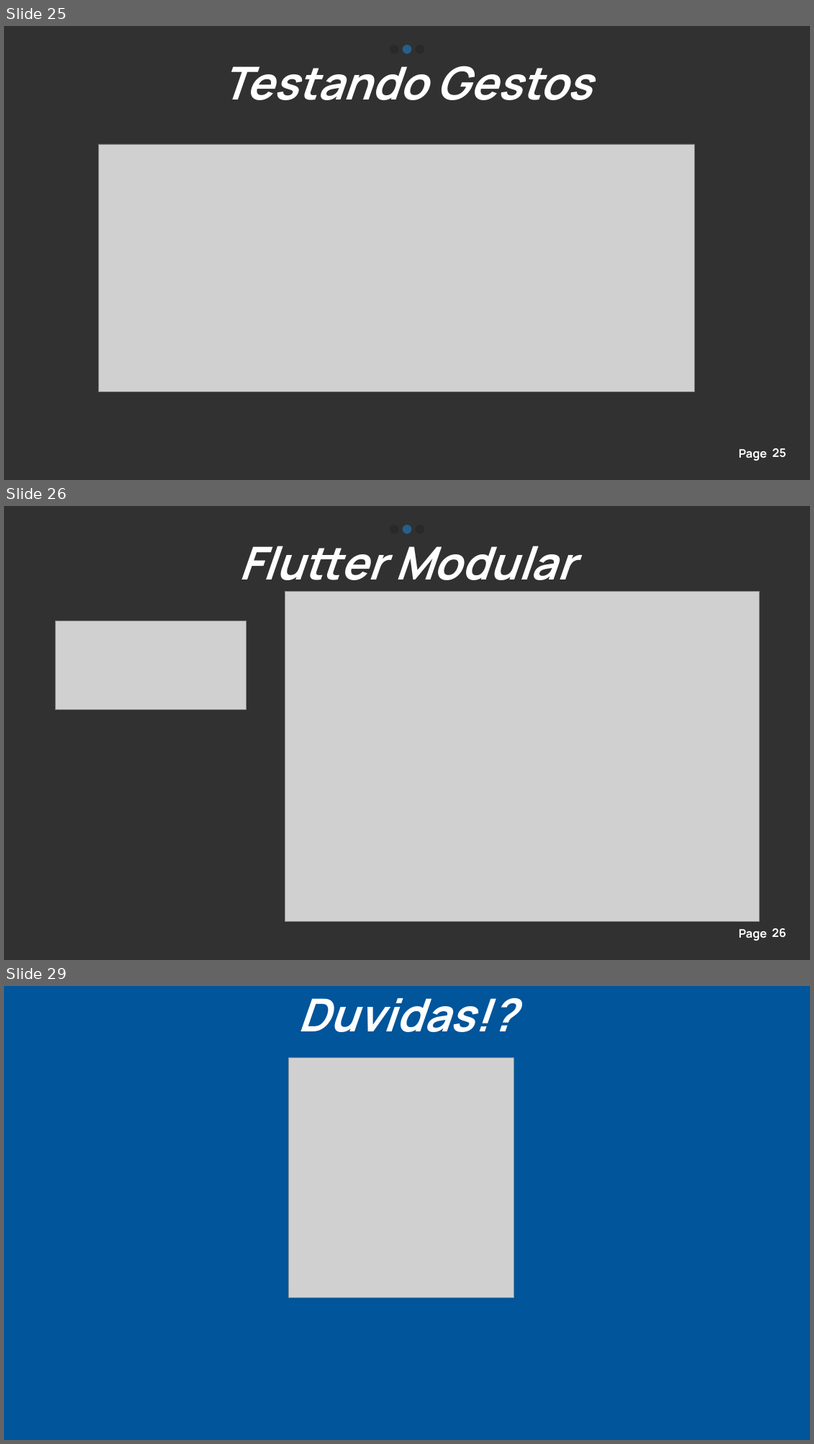
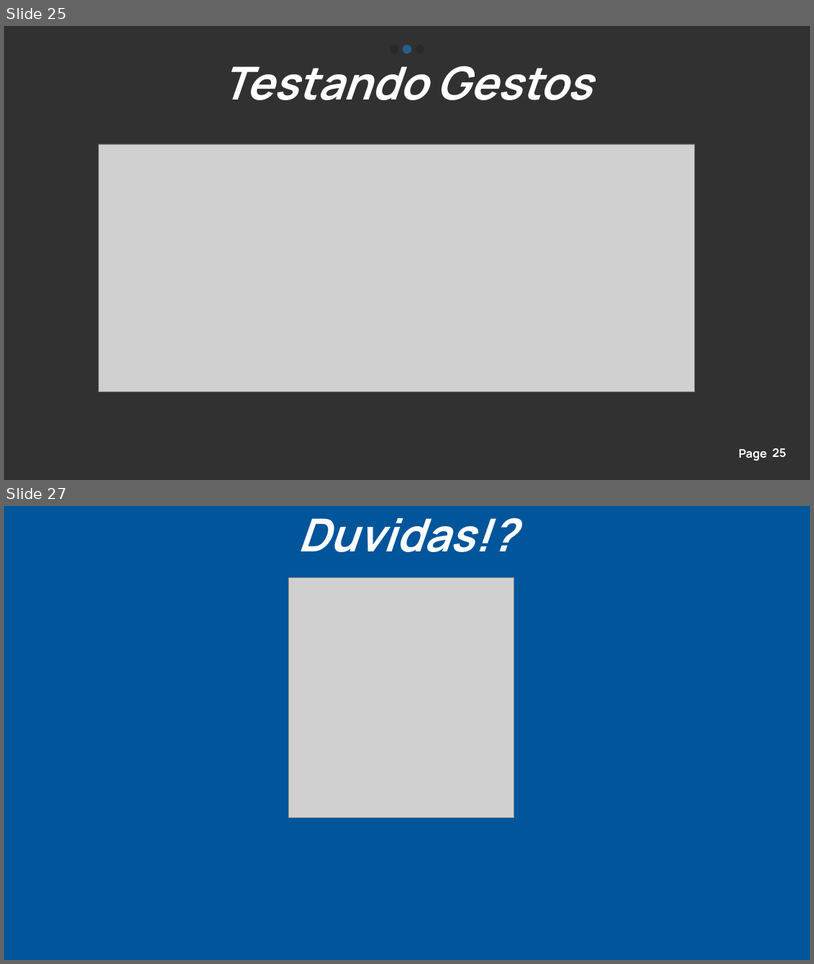
Before and after one commit to toshiossada/FlutterTestPresentation, a slide deck: Testes_novo.pptx. Shown one above the other, each under a label of ours: slides 25, 26 and 29 before the commit, slides 25 and 27 after it; the slides between them are not shown. The pictures are 814x1444 and 814x964 pixels, drawn with LibreOffice and Linux fonts; fonts in the diff are those of the drawing; grey boxes stand for pictures. Boxes give left, top, right and bottom in pixels: in the first picture for what was removed or moved away, otherwise in the second. Text is boxed around its words. In the diff, an @@ line names an element or a change of style, - is before the commit and + after.

```diff
--- a/Testes_novo.pptx
+++ b/Testes_novo.pptx
@@ slide 26 removed at [4, 506, 810, 960], background #313131; not listed: 4 template elements that a slide beside it also shows @@
@@ title removed at [239, 546, 575, 592] @@
-Flutter Modular
@@ picture removed at [285, 591, 759, 921] @@
@@ picture removed at [55, 620, 247, 709] @@
@@ page number removed at [772, 928, 787, 937] @@
-26
@@ what was slide 29 is now slide 27 @@
```
Also in this commit, not shown: 2 slides changed, 1 other slide removed.
